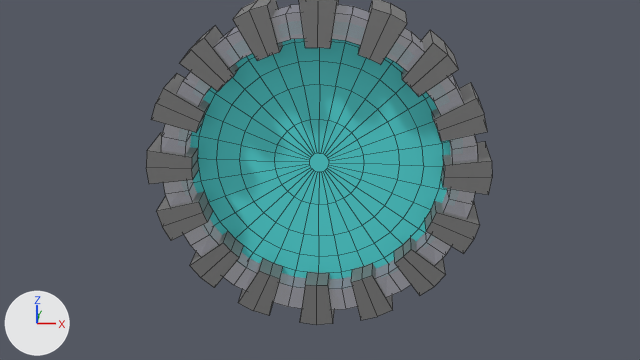
The Blender file models/station/FST Gate.blend as it was, and as the next commit left it.
Camera for both pictures: the file's camera 'Camera'. Arrows for +X, +Y and +Z are at lower left; the lights stay in place. Mesh edges are drawn as thin lines.

The scene before the commit, as lines of its bpy script (objects in view):
```python
me_circle_001 = bpy.data.meshes.new('Circle.001')
me_circle_001.from_pydata(...)  # 192 vertices, 161 faces; spans x -2.2..2.2, y 0.0, z -2.2..2.2
me_circle_001.polygons.foreach_set('use_smooth', [True] * 161)
me_circle_001.materials.append(mat_material_003)  # cyan #56e6e6
me_cylinder = bpy.data.meshes.new('Cylinder')
me_cylinder.from_pydata(...)  # 320 vertices, 288 faces; spans x -2.58..2.58, y -0.45..0.45, z -2.58..2.58
# faces by material slot: [160, 128]
me_cylinder.materials.append(mat_material_002)  # grey #818181
me_cylinder.materials.append(mat_material_004)  # dark blue #42445d
ob_circle = bpy.data.objects.new('Circle', me_circle_001)
ob_circle.location = (0.0, 0.0, 0.0)
ob_cylinder = bpy.data.objects.new('Cylinder', me_cylinder)
ob_cylinder.location = (0.0, 0.0, 0.0)
```
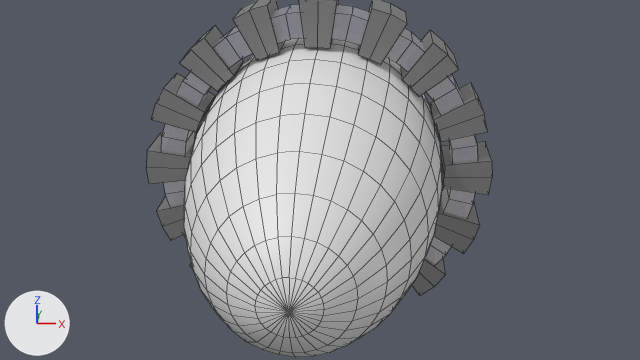
What differs and where, as boxes (x1, y1, x2, y2) in the pictures (640 x 360 px):
'Sphere', added
    after: (184, 39, 442, 357)
'Circle', deleted (cyan)
    before: (190, 39, 451, 279)

Edits to the bpy script that builds the scene:
```text
Add me_sphere:
    me_sphere.from_pydata(...)  # a UV sphere (32 segments, 16 rings, poles along y) spanning x -1.86..1.86, y -4.65..4.65, z -1.86..1.86
    me_sphere.polygons.foreach_set('use_smooth', [True] * 512)
Remove ob_circle:
    ob_circle = bpy.data.objects.new('Circle', me_circle_001)
    ob_circle.location = (0.0, 0.0, 0.0)
Add ob_sphere:
    ob_sphere = bpy.data.objects.new('Sphere', me_sphere)
    ob_sphere.location = (0.0, 0.0, 0.0)
```
